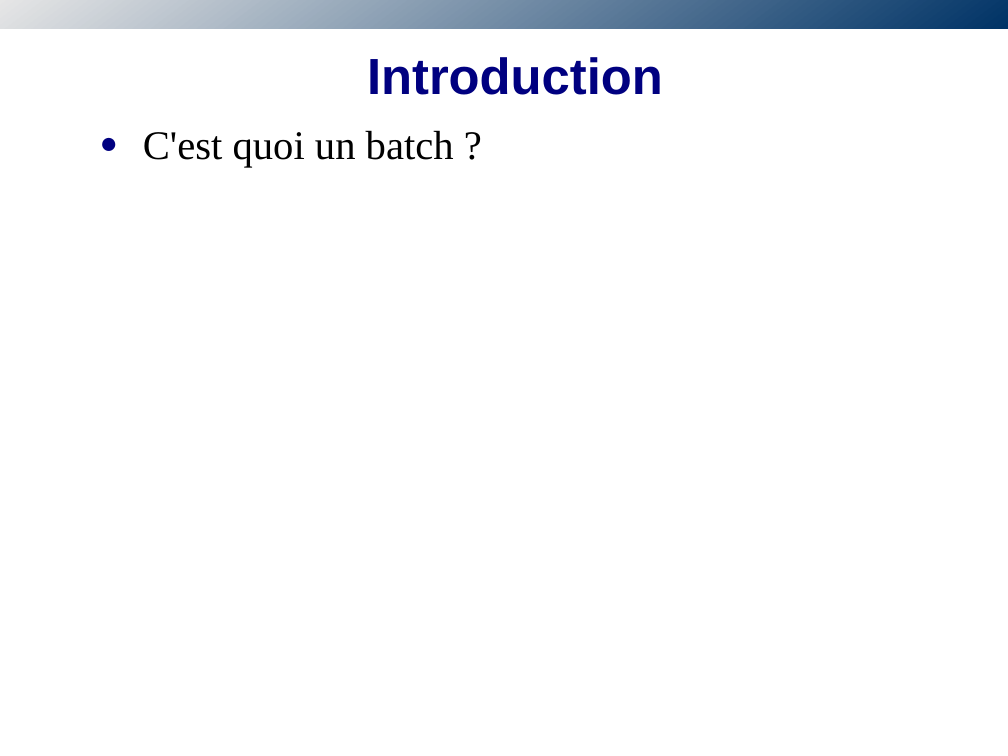
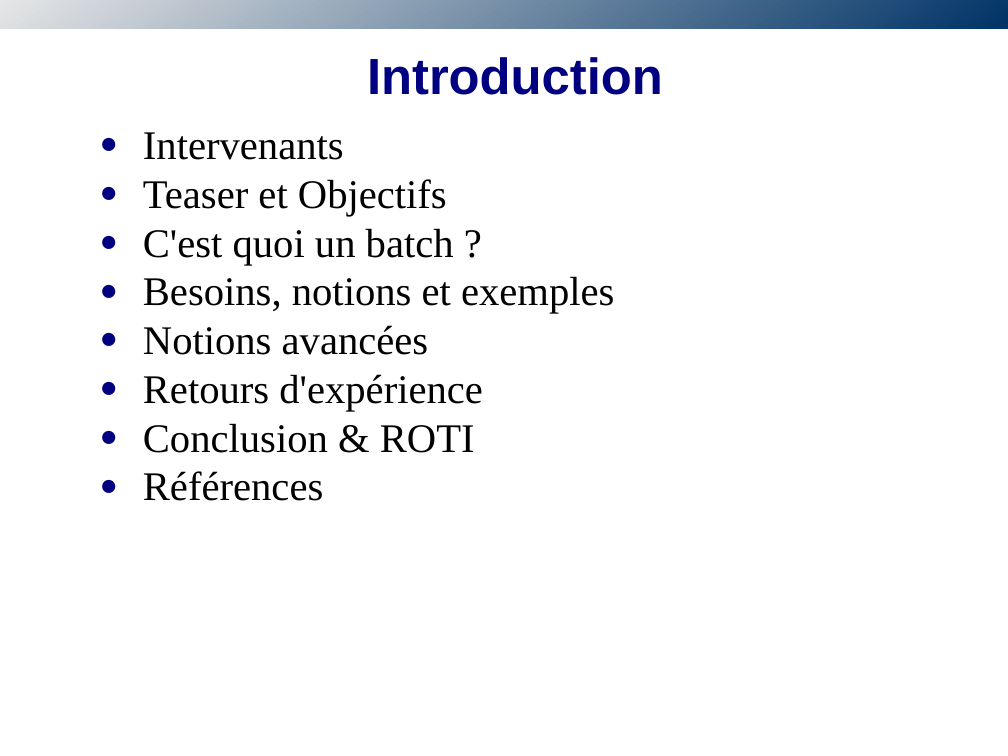
Before and after one commit to obazoud/spring-batch-sug, a slide deck: slide 2 of presentation/SUG-SpringBatch.odp. Drawn at 1008x756 pixels with LibreOffice and Linux fonts; fonts in the diff are those of the drawing; background and template pictures are left out. Boxes give left, top, right and bottom in pixels: in the first picture for what was removed or moved away, otherwise in the second. Text is boxed around its words. In the diff, an @@ line names an element or a change of style, - is before the commit and + after.

Commit message:
Add introduction and some empty slides :)

```diff
--- a/presentation/SUG-SpringBatch.odp
+++ b/presentation/SUG-SpringBatch.odp
@@ text at [143,132,447,216]: paragraphs added @@
+● Intervenants
+● Teaser et Objectifs
@@ text at [143,276,614,501]: paragraphs added @@
+● Besoins, notions et exemples
+● Notions avancées
+● Retours d'expérience
+● Conclusion & ROTI
+● Références
```
Also in this commit, not shown: 6 slides added, 1 slide removed.
